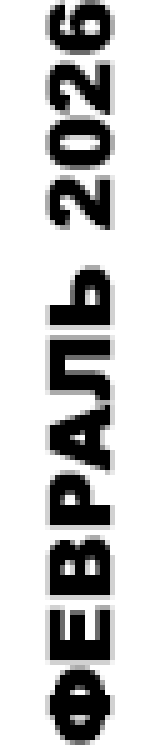
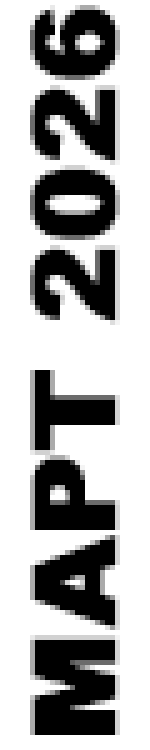
Layered file, before and after one edit (150px x 750px). Changes by layer:
renamed "ФЕВРАЛЬ 2026" to "МАРТ 2026", painted on it over left=30, top=0, right=120, bottom=745
